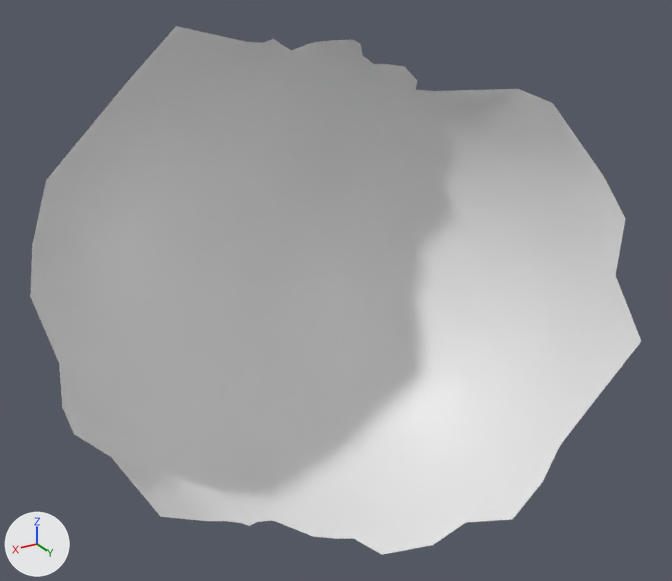
The OBJ model res/final/camerafocus/cleanedup/CameraFocus_M10.000001.obj: old version first, new version second.
Camera for both pictures: a camera (50 mm lens) standing at (54.9, 123.8, 51.1) and looking at (-70.0, -84.2, -52.9). The axes (+X, +Y, +Z) are drawn at lower left. The lights are the same throughout. Where no turn or scale is listed for an object, it has been applied to the vertices.

The first picture shows 'CameraFocus_M10.000001'.
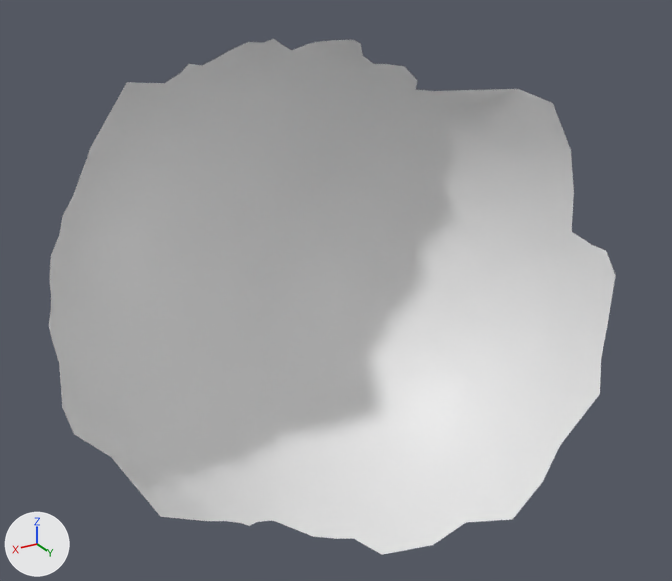
Changed parts and their boxes [x1, y1, x2, y2] in the pictures (672 x 581 px):
'CameraFocus_M10.000001', reshaped (7% narrower): before [30, 26, 641, 555]; after [49, 39, 615, 555]
part 1 of me_camerafocus_m10_000001, deleted: before [30, 26, 247, 362]
part 2 of me_camerafocus_m10_000001, deleted: before [553, 104, 641, 393]

What changed in the scene script:
```text
Change me_camerafocus_m10_000001:
    used by ob_camerafocus_m10_000001; location = (0.0, 0.0, 0.0)
    remove me_camerafocus_m10_000001.from_pydata(...)  # 4283 vertices, 8514 faces; spans x -144.0..11.0, y -140.0..-33.0, z -124.0..20.0
    add me_camerafocus_m10_000001.from_pydata(...)  # 4276 vertices, 8484 faces; spans x -143.0..9.0, y -140.0..-36.0, z -124.0..13.0
    me_camerafocus_m10_000001 part 1
    4 vertices are removed from x -35.0..11.0, y -104.0..-94.0, z -41.0..20.0
    20 faces are deleted
    me_camerafocus_m10_000001 part 2
    3 vertices are removed from x -144.0..-139.0, y -58.0..-33.0, z -65.0..-24.0
    10 faces are deleted
```
